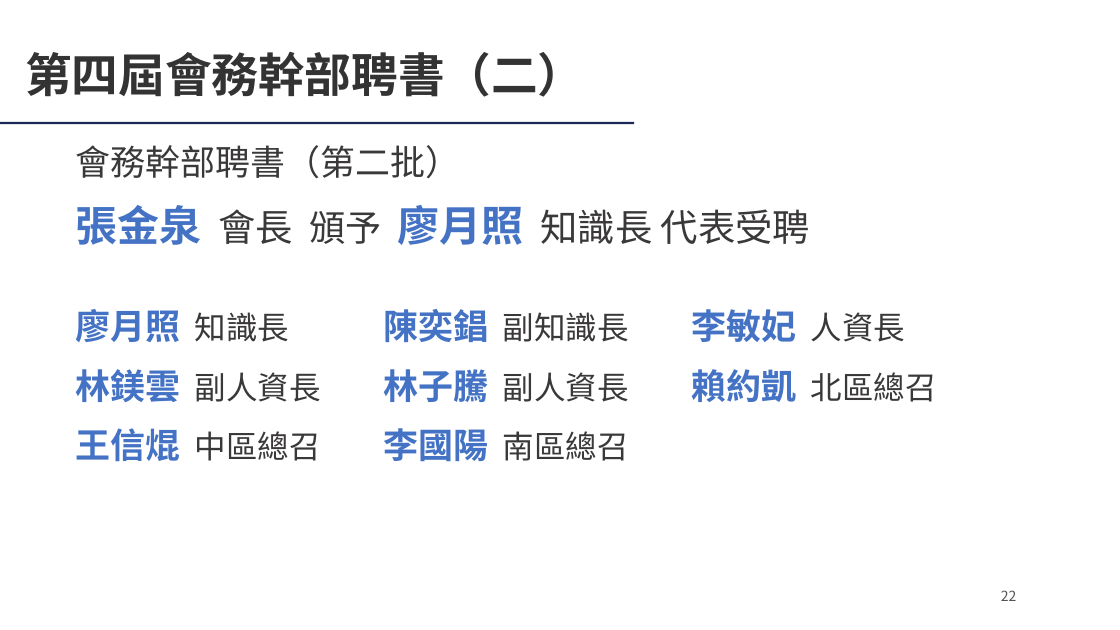
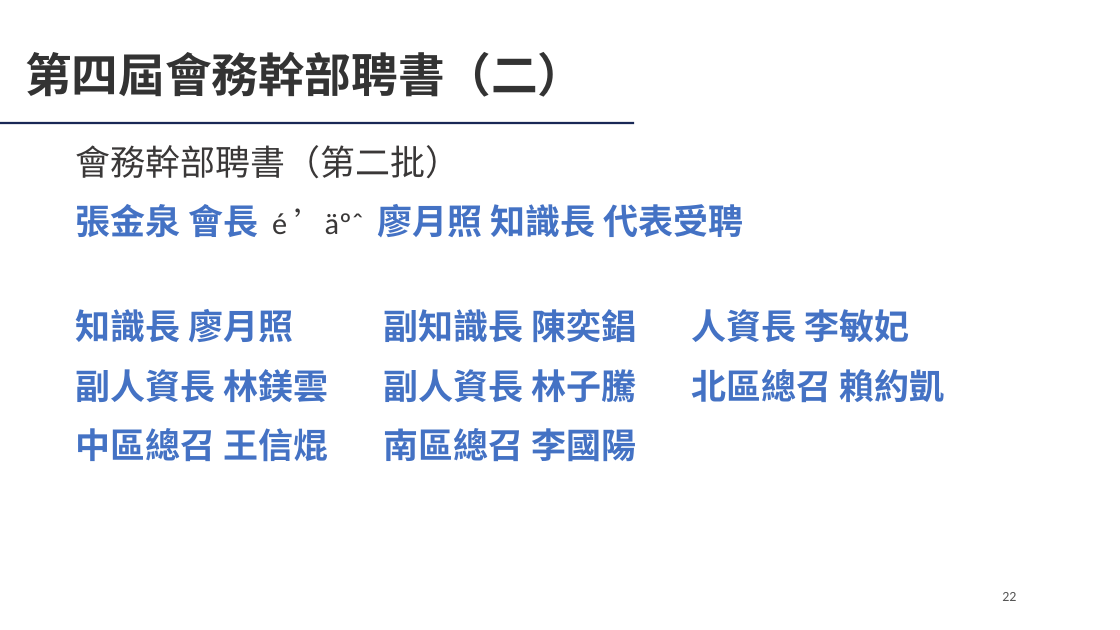
Before and after one commit to Ericliang680928/IAA, a slide deck: slide 22 of 20261204/agm/IAA會員大會簡報_20261204.pptx. Drawn at 1120x630 pixels with LibreOffice and Linux fonts; fonts in the diff are those of the drawing; background and template pictures are left out. Boxes give left, top, right and bottom in pixels: in the first picture for what was removed or moved away, otherwise in the second. Text is boxed around its words. In the diff, an @@ line names an element or a change of style, - is before the commit and + after.

```diff
--- a/20261204/agm/IAA會員大會簡報_20261204.pptx
+++ b/20261204/agm/IAA會員大會簡報_20261204.pptx
@@ text at [76, 204, 743, 237]: text changed; size 32 to 30 pt; font Noto Sans CJK SC to Calibri; text colour #3A3838 to #4472C4; bold on @@
-張金泉 會長 頒予 廖月照 知識長 代表受聘
+張金泉 會長 é ’äºˆ 廖月照 知識長 代表受聘
@@ text at [76, 309, 294, 342]: text changed; font Noto Sans CJK SC to Calibri @@
-廖月照 知識長
+知識長 廖月照
@@ text at [384, 309, 636, 342]: text changed; size 27 to 30 pt; font Noto Sans CJK SC to Calibri; text colour #3A3838 to #4472C4; bold on @@
-陳奕錩 副知識長
+副知識長 陳奕錩
@@ text at [692, 309, 910, 342]: text changed; font Noto Sans CJK SC to Calibri @@
-李敏妃 人資長
+人資長 李敏妃
@@ text at [76, 369, 328, 402]: text changed; size 27 to 30 pt; font Noto Sans CJK SC to Calibri; text colour #3A3838 to #4472C4; bold on @@
-林鎂雲 副人資長
+副人資長 林鎂雲
@@ text at [384, 369, 636, 402]: text changed; size 27 to 30 pt; font Noto Sans CJK SC to Calibri; text colour #3A3838 to #4472C4; bold on @@
-林子騰 副人資長
+副人資長 林子騰
@@ text at [692, 369, 945, 402]: text changed; size 27 to 30 pt; font Noto Sans CJK SC to Calibri; text colour #3A3838 to #4472C4; bold on @@
-賴約凱 北區總召
+北區總召 賴約凱
@@ text at [76, 428, 328, 462]: text changed; size 27 to 30 pt; font Noto Sans CJK SC to Calibri; text colour #3A3838 to #4472C4; bold on @@
-王信焜 中區總召
+中區總召 王信焜
@@ text at [384, 428, 636, 461]: text changed; size 27 to 30 pt; font Noto Sans CJK SC to Calibri; text colour #3A3838 to #4472C4; bold on @@
-李國陽 南區總召
+南區總召 李國陽
@@ page number at [1002, 592, 1016, 601]: font Noto Sans CJK SC to Calibri @@
```
Also in this commit, not shown: 36 other slides changed, 1 other file.
